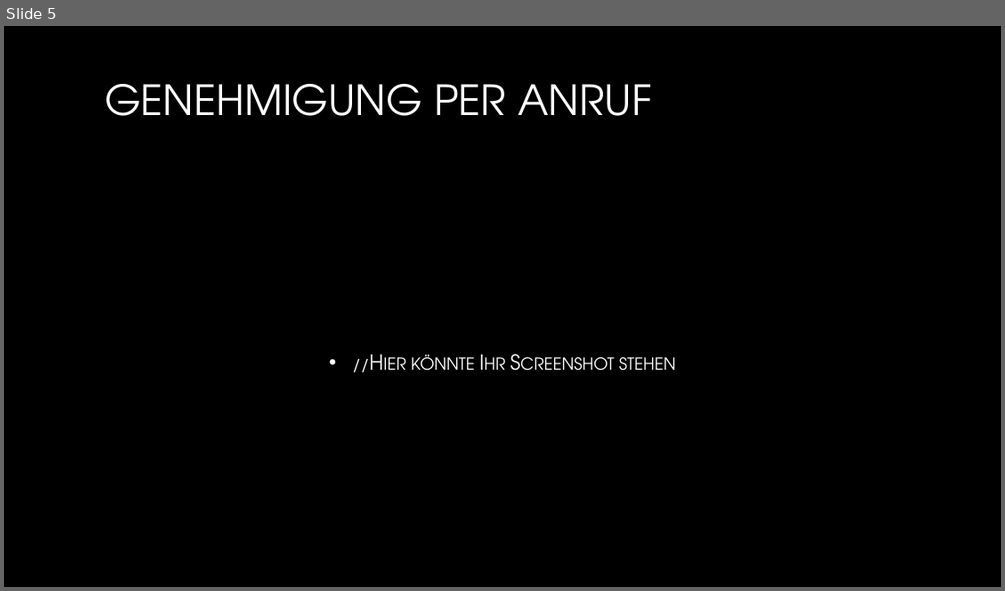
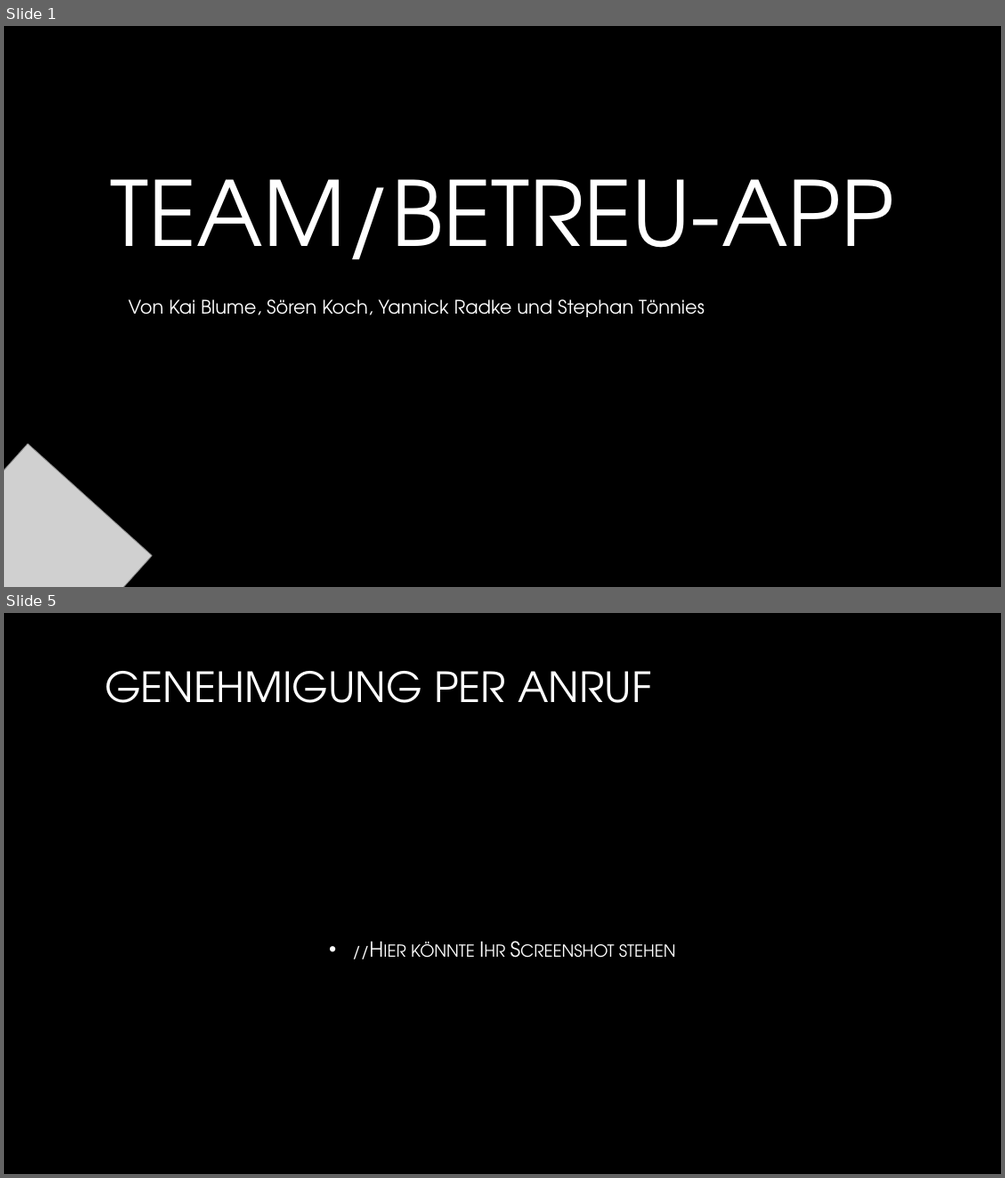
Before and after one commit to YK18415/TeamAndroid, a slide deck: documentation/TeamAndroid_Praesentation.pptx. Shown one above the other, each under a label of ours: slide 5 before the commit, slides 1 and 5 after it; the slides between them are not shown. The pictures are 1005x591 and 1005x1178 pixels, drawn with LibreOffice and Linux fonts; fonts in the diff are those of the drawing; grey boxes stand for pictures; background and template pictures are left out. Boxes give left, top, right and bottom in pixels: in the first picture for what was removed or moved away, otherwise in the second. Text is boxed around its words. In the diff, an @@ line names an element or a change of style, - is before the commit and + after.

```diff
--- a/documentation/TeamAndroid_Praesentation.pptx
+++ b/documentation/TeamAndroid_Praesentation.pptx
@@ slide 1 added at (x1=4, y1=26, x2=1001, y2=587), background picture (left out) @@
@@ title added at (x1=111, y1=179, x2=895, y2=259), 86.4 pt, text gradient #FFFFFF to #A6A6A6 @@
+TEAM/BETREU-APP
@@ text added at (x1=129, y1=299, x2=704, y2=317), 18 pt, text #FFFFFF @@
+Von Kai Blume, Sören Koch, Yannick Radke und Stephan Tönnies
@@ picture added at (x1=4, y1=444, x2=153, y2=587) @@
```
Also in this commit, not shown: 2 slides changed, 1 other slide added, 2 slides removed, 6 other files.
